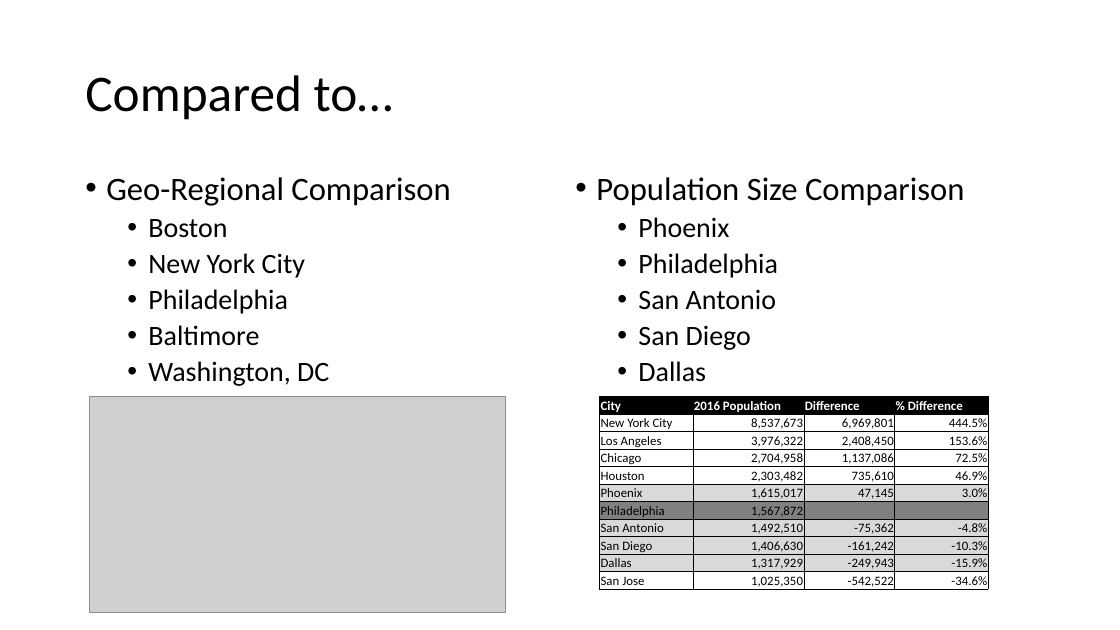
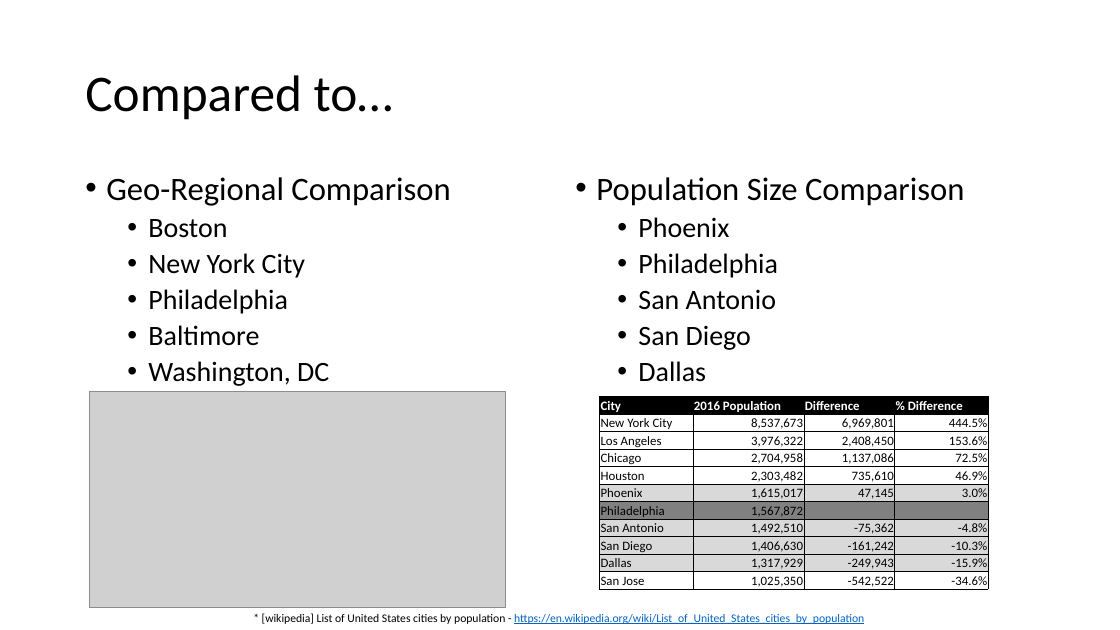
Before and after one commit to muftring/iu-datavis, a slide deck: slide 6 of project/mid-term-presentation.pptx. Drawn at 1120x630 pixels with LibreOffice and Linux fonts; fonts in the diff are those of the drawing; grey boxes stand for pictures. Boxes give left, top, right and bottom in pixels: in the first picture for what was removed or moved away, otherwise in the second. Text is boxed around its words. In the diff, an @@ line names an element or a change of style, - is before the commit and + after.

Commit message:
Mid-term project: more population analysis, some with labor force

```diff
--- a/project/mid-term-presentation.pptx
+++ b/project/mid-term-presentation.pptx
@@ picture moved from (x1=90, y1=397, x2=506, y2=613) to (x1=90, y1=392, x2=506, y2=607) @@
@@ text added at (x1=262, y1=613, x2=864, y2=624), 10 pt, text #0563C1, underline @@
+* [wikipedia] List of United States cities by population - https://en.wikipedia.org/wiki/List_of_United_States_cities_by_population
```
Also in this commit, not shown: 11 other slides changed, 2 slides added, 2 slides removed, 32 other files.
